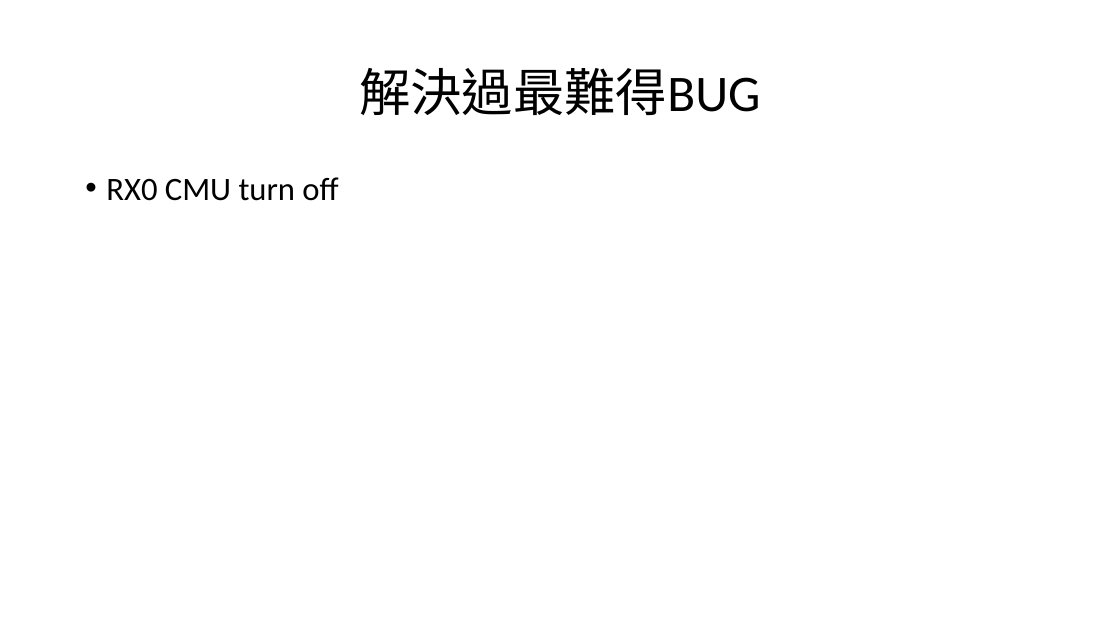
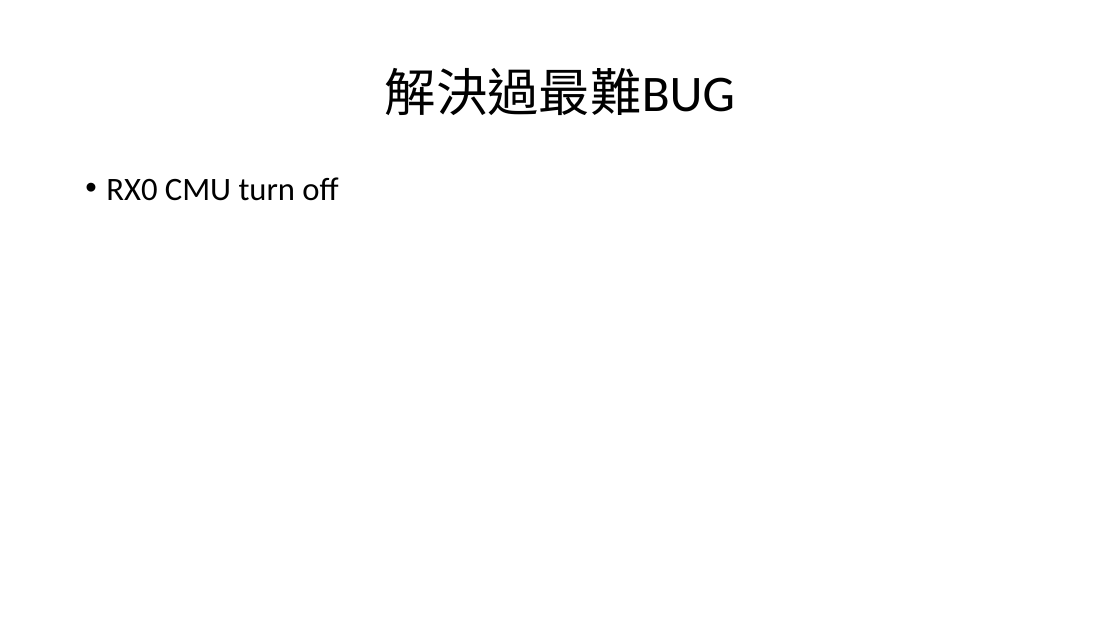
Before and after one commit to a0910281835/Summrary_PDF, a slide deck: slide 61 of Project_Summary_pdf/Project_Summary.pptx. Drawn at 1120x630 pixels with LibreOffice and Linux fonts; fonts in the diff are those of the drawing. Boxes give left, top, right and bottom in pixels: in the first picture for what was removed or moved away, otherwise in the second. Text is boxed around its words. In the diff, an @@ line names an element or a change of style, - is before the commit and + after.

```diff
--- a/Project_Summary_pdf/Project_Summary.pptx
+++ b/Project_Summary_pdf/Project_Summary.pptx
@@ title at [385, 68, 735, 115]: text changed @@
-解決過最難得BUG
+解決過最難BUG
```
Also in this commit, not shown: 3 other slides changed.
